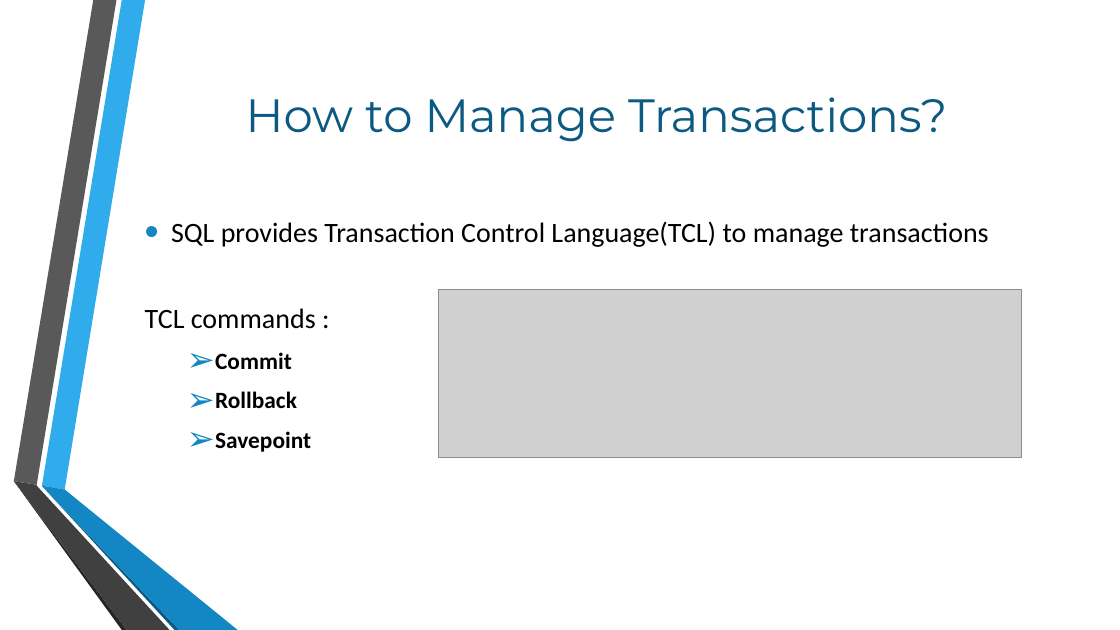
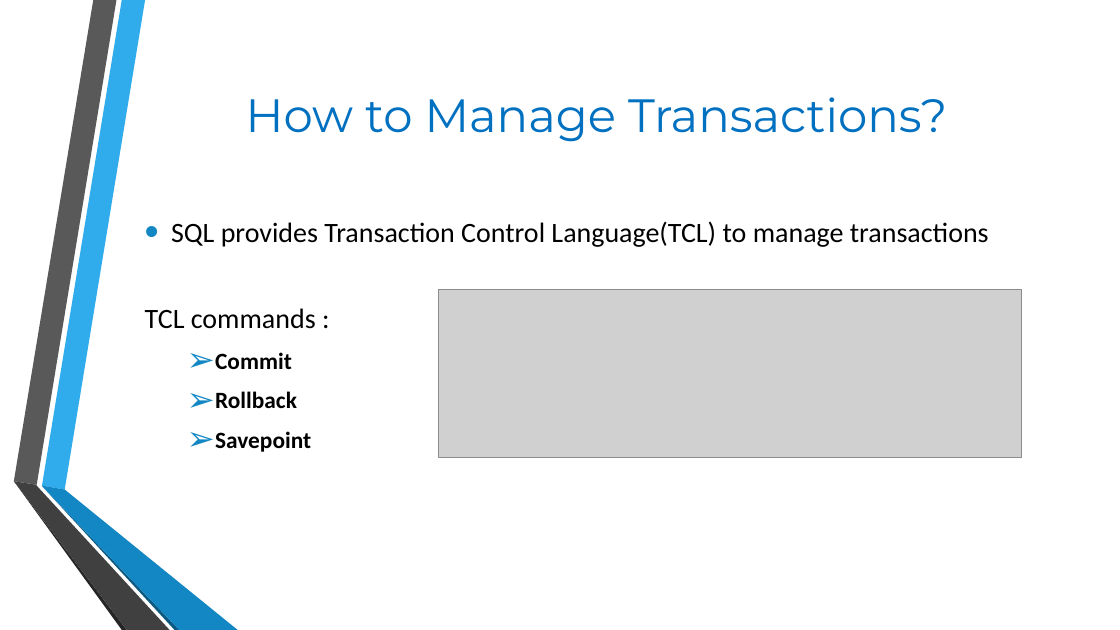
Before and after one commit to SohamPurohit/Team, a slide deck: slide 4 of ShubhamPal.pptx. Drawn at 1120x630 pixels with LibreOffice and Linux fonts; fonts in the diff are those of the drawing; grey boxes stand for pictures; background and template pictures are left out. Boxes give left, top, right and bottom in pixels: in the first picture for what was removed or moved away, otherwise in the second. Text is boxed around its words. In the diff, an @@ line names an element or a change of style, - is before the commit and + after.

```diff
--- a/ShubhamPal.pptx
+++ b/ShubhamPal.pptx
@@ title "How to Manage Transactions?" at (246,97,947,142): text colour #0C5A82 to #0070C0 @@
```
Also in this commit, not shown: 2 other slides changed.
